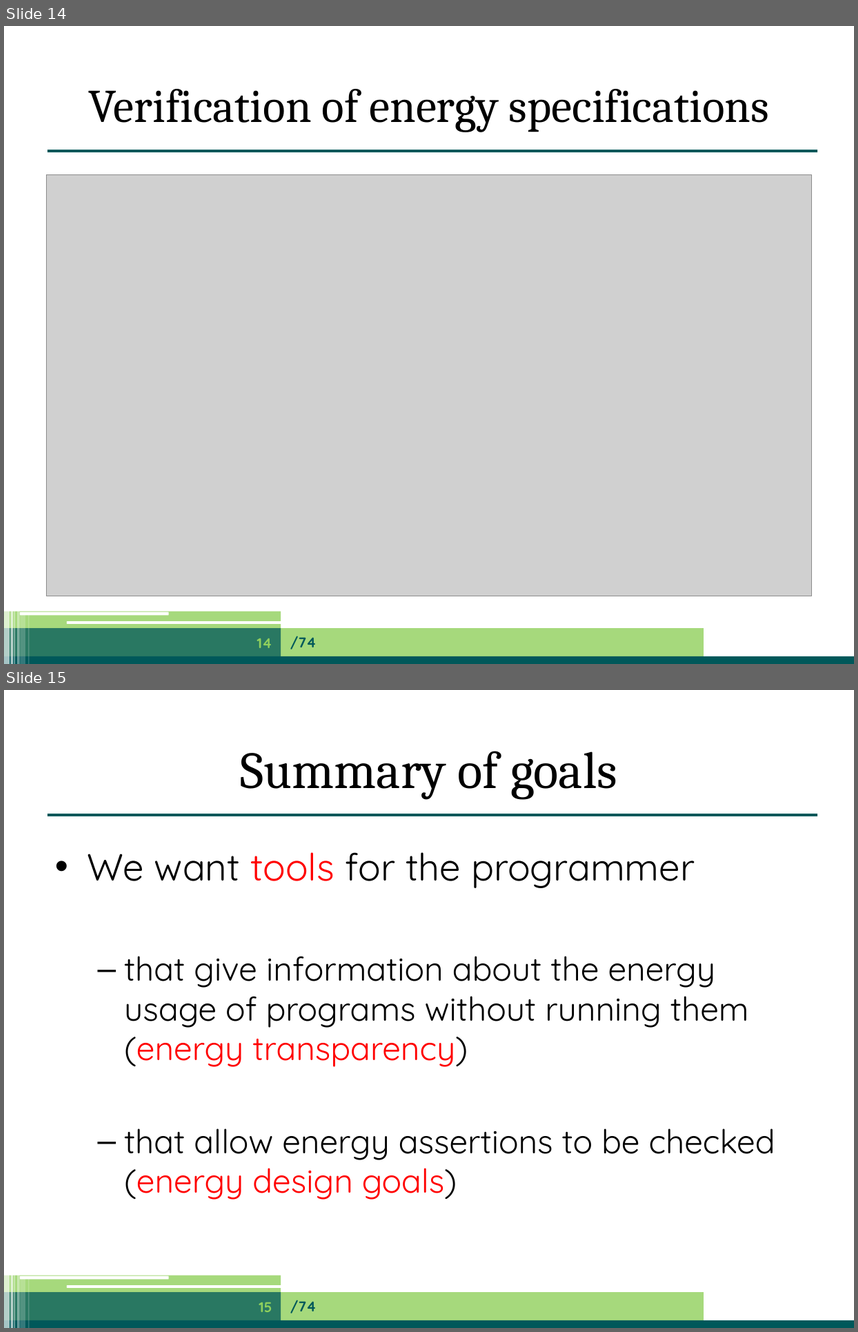
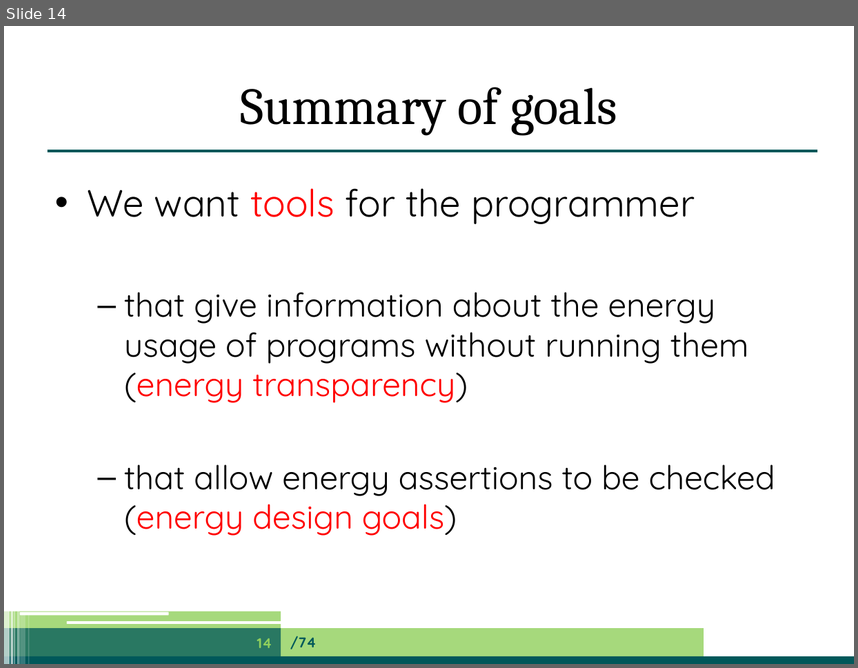
Before and after one commit to jpgallagher/ict-e-summerschool-aalborg, a slide deck: summerschool-aalborg-jpg.pptx. Shown one above the other, each under a label of ours: slides 14 and 15 before the commit, slide 14 after it. The pictures are 858x1332 and 858x668 pixels, drawn with LibreOffice and Linux fonts; fonts in the diff are those of the drawing; grey boxes stand for pictures. Boxes give left, top, right and bottom in pixels: in the first picture for what was removed or moved away, otherwise in the second. Text is boxed around its words. In the diff, an @@ line names an element or a change of style, - is before the commit and + after.

```diff
--- a/summerschool-aalborg-jpg.pptx
+++ b/summerschool-aalborg-jpg.pptx
@@ slide 14 removed at box(4, 26, 854, 664), background #FFFFFF; not listed: 13 template elements that a slide beside it also shows @@
@@ title removed at box(89, 89, 769, 132) @@
-Verification of energy specifications
@@ picture removed at box(47, 175, 811, 595) @@
@@ page number removed at box(257, 638, 272, 648) @@
-14
@@ text removed at box(290, 635, 317, 649) @@
-/74
@@ what was slide 15 is now slide 14 @@
@@ page number at box(257, 638, 272, 648): text changed @@
-15
+14
```
Also in this commit, not shown: 1 slide added.
